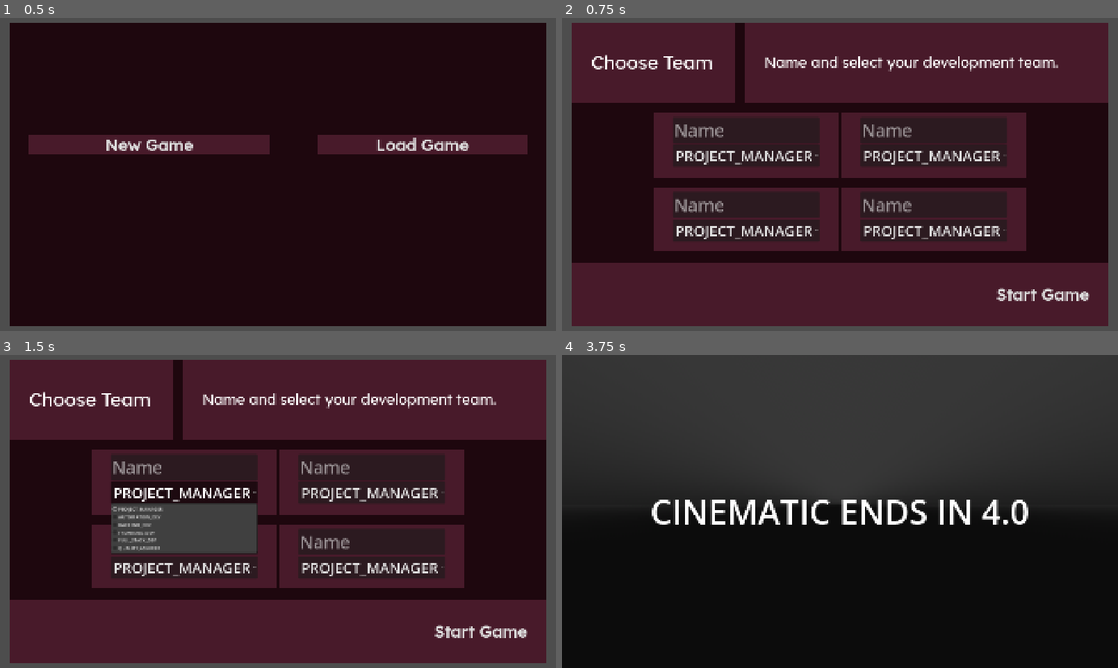
Above: before the commit, frames 1-4 (two rows, left to right).
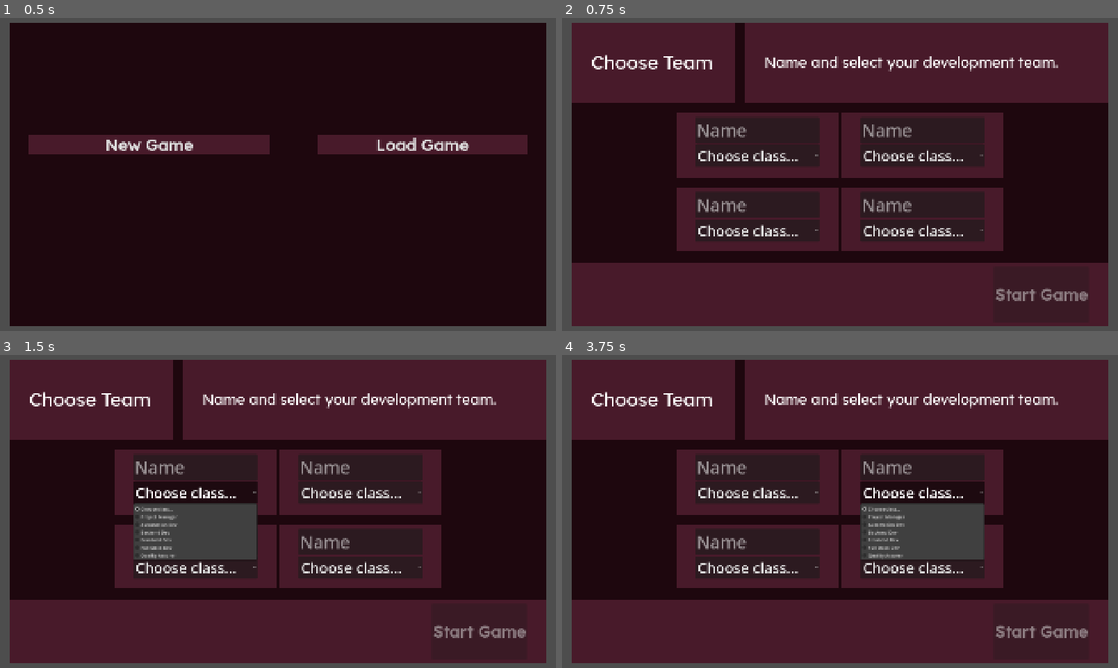
Above: after the commit, the same moments.

Repository: Lyzurly/stupider-intelligence
Game: Godot game, scene res://Scenes/main_node3d.tscn
Two runs of this game, one before a commit and one after it. Both use one fixed random seed, a clock stepped at 60 frames per second and the inputs below.
Inputs (mouse positions are in pixels of both pictures, inside the frame that each line leads up to):
- Up to frame 1 (0.5 s): no input
- Up to frame 2 (0.75 s): click "New Game" at 0.5 s
- Up to frame 3 (1.5 s): click (194, 492) at 1.25 s, where only the run after the commit has a clickable "Choose class..."
- Up to frame 4 (3.75 s): click (923, 492) at 2 s, where only the run after the commit has a clickable "Choose class..."; click (1040, 630) at 2.75 s, where only the run before the commit has a clickable "Start Game"; tap Enter at 3.5 s; move the mouse to (962, 495) at 3.52 s; hold D (Right) from 3.53 s (still down); tap Q (Clockwise) at 3.6 s; click (962, 495) at 3.67 s

Frame 1 is identical in both runs. In frame 2, 7.8% of the frame differs, in the area x 16-95%, y 30-91%; in frame 3, 8.7%; in frame 4, 78%, in the area x 0-100%, y 0-100%.

Commit message:
Create party inputs are required to start game

Diff:
--- a/Scripts/manage_menu_behavior_node.gd
+++ b/Scripts/manage_menu_behavior_node.gd
@@ -2,6 +2,8 @@
 static var ref: Manage_MenuBehavior
 func _init() -> void:
 	ref = self
+
+signal a_create_party_property_was_set
 
 ## To add new rows:
 ## Duplicate the generic menurow scene. Style it as desired.
--- a/Scripts/manage_party_node.gd
+++ b/Scripts/manage_party_node.gd
@@ -12,12 +12,12 @@
 
 enum CLASSES {
 	NONE,
-	PROJECT_MANAGER,
-	AUTOMATION_DEV,
-	BACKEND_DEV,
-	FRONTEND_DEV,
-	FULL_STACK_DEV,
-	QUALITY_ASSURER,
+	Project_Manager,
+	Automation_Dev,
+	Backend_Dev,
+	Frontend_Dev,
+	Full_Stack_Dev,
+	Quality_Assurer,
 	}
 
 enum CLASS_CONTENT { ## Contnet of _data
@@ -42,31 +42,31 @@
 	}
 
 const _CLASS_DATA: Dictionary[CLASSES,Dictionary] = {
-	CLASSES.PROJECT_MANAGER: {
+	CLASSES.Project_Manager: {
 		CLASS_CONTENT.ABILITY_LIST: {
 			ABILITIES.OPTIMIZE:{},
 			ABILITIES.REVEAL_PATH:{},
 		},
 	},
-	CLASSES.AUTOMATION_DEV: {
+	CLASSES.Automation_Dev: {
 		CLASS_CONTENT.ABILITY_LIST: {
 			ABILITIES.BRUTE_FORCE_SOLVER:{},
 			ABILITIES.A_STAR_SOLVER:{},
 		},
 	},
-	CLASSES.BACKEND_DEV: {
+	CLASSES.Backend_Dev: {
 		CLASS_CONTENT.ABILITY_LIST: {
 			ABILITIES.PROGRAM_PATH:{},
 			ABILITIES.FIGHT_BUG:{},
 		},
 	},
-	CLASSES.FRONTEND_DEV: {
+	CLASSES.Frontend_Dev: {
 		CLASS_CONTENT.ABILITY_LIST: {
 			ABILITIES.NAVIGATE:{},
 			ABILITIES.FIGHT_BUG:{},
 		},
 	},
-	CLASSES.FULL_STACK_DEV: {
+	CLASSES.Full_Stack_Dev: {
 		CLASS_CONTENT.ABILITY_LIST: {
 			ABILITIES.BRUTE_FORCE_SOLVER:{},
 			ABILITIES.PROGRAM_PATH:{},
@@ -74,7 +74,7 @@
 			ABILITIES.FIGHT_BUG:{},
 		},
 	},
-	CLASSES.QUALITY_ASSURER: {
+	CLASSES.Quality_Assurer: {
 		CLASS_CONTENT.ABILITY_LIST: {
 			ABILITIES.OPTIMIZE:{},
 			ABILITIES.WEAKEN_BUG:{},
@@ -120,15 +120,54 @@
 ) -> Variant:
 	return _party_data[who][what]
 
-
 func get_class_from_int(from:int) -> CLASSES:
-	var class_to_retrun: CLASSES = \
+	var class_to_return: CLASSES = \
 		CLASSES.NONE
 	match from:
-		1: class_to_retrun = CLASSES.PROJECT_MANAGER
-		2: class_to_retrun = CLASSES.AUTOMATION_DEV
-		3: class_to_retrun = CLASSES.BACKEND_DEV
-		4: class_to_retrun = CLASSES.FRONTEND_DEV
-		5: class_to_retrun = CLASSES.FULL_STACK_DEV
-		6: class_to_retrun = CLASSES.QUALITY_ASSURER
-	return class_to_retrun
+		1: class_to_return = CLASSES.Project_Manager
+		2: class_to_return = CLASSES.Automation_Dev
+		3: class_to_return = CLASSES.Backend_Dev
+		4: class_to_return = CLASSES.Frontend_Dev
+		5: class_to_return = CLASSES.Full_Stack_Dev
+		6: class_to_return = CLASSES.Quality_Assurer
+	return class_to_return
+
+func all_names_set() -> bool:
+	var chosen: bool = true
+	var chosen_names: Array[String] = []
+	var party_data: Dictionary[CHARACTERS,Dictionary] = \
+		ref.get_party_data()
+
+	for character in party_data:
+		var chosen_name: String = \
+			party_data[character][
+			PARTY_CONTENT.NAME]
+		chosen_names.append(chosen_name)
+
+	for chosen_name in chosen_names:
+		if chosen_name == "":
+			print(chosen_names)
+			return false
+
+
+	return chosen
+
+
+func all_classes_chosen() -> bool:
+	var chosen: bool = true
+	var chosen_classes: Array[CLASSES] = []
+	var party_data: Dictionary[CHARACTERS,Dictionary] = \
+		ref.get_party_data()
+
+	for character in party_data:
+		var chosen_class: CLASSES = \
+			party_data[character][
+			PARTY_CONTENT.CLASS]
+		chosen_classes.append(chosen_class)
+
+	for chosen_class in chosen_classes:
+		if chosen_class == CLASSES.NONE:
+			print(chosen_classes)
+			return false
+
+	return chosen
--- a/Scripts/menurow_create_party_inputs_hsplitcontainer.gd
+++ b/Scripts/menurow_create_party_inputs_hsplitcontainer.gd
@@ -21,16 +21,30 @@
 
 func _ready_connections() -> void:
 	_name1_textbox().text_changed.connect(_on_name1_changed)
+	_name1_textbox().text_changed.connect(_on_any_input_used)
+
 	_name2_textbox().text_changed.connect(_on_name2_changed)
+	_name2_textbox().text_changed.connect(_on_any_input_used)
 
 	_class1_dropdown().item_selected.connect(_on_class1_chosen)
+	_class1_dropdown().item_selected.connect(_on_any_input_used)
+
 	_class2_dropdown().item_selected.connect(_on_class2_chosen)
+	_class2_dropdown().item_selected.connect(_on_any_input_used)
+
+func _ready_class_lists() -> void:
+	for class_string: String in \
+	Manage_Party.CLASSES.keys():
+		var string_to_add: String = class_string
+		string_to_add = \
+			string_to_add.replace("_"," ")
+
+		if class_string == "NONE":
+			string_to_add = "Choose class..."
+
+		_class1_dropdown().add_item(string_to_add)
+		_class2_dropdown().add_item(string_to_add)
 
 
-func _ready_class_lists() -> void:
-	for class_string in \
-	Manage_Party.CLASSES.keys():
-		if class_string == "NONE":
-			continue
-		_class1_dropdown().add_item(class_string)
-		_class2_dropdown().add_item(class_string)
+func _on_any_input_used(_doesnt_matter:Variant) -> void:
+	Manage_MenuBehavior.ref.a_create_party_property_was_set.emit()
--- a/Scripts/menurow_create_party_submit_hsplitcontainer.gd
+++ b/Scripts/menurow_create_party_submit_hsplitcontainer.gd
@@ -3,12 +3,25 @@
 @onready var _button_start: Button = %StartGame_Button
 
 func _ready() -> void:
+	_ready_start_button()
 	_ready_connections()
 
+func _ready_start_button() -> void:
+	_button_start.disabled = true
+
 func _ready_connections() -> void:
+	Manage_MenuBehavior.ref.a_create_party_property_was_set.connect(
+		_on_a_create_party_property_set)
 	_button_start.pressed.connect(_on_start_pressed)
 
+func _on_a_create_party_property_set() -> void:
+	var can_start: bool = \
+		Manage_Party.ref.all_classes_chosen() \
+		and	Manage_Party.ref.all_names_set()
+
+	_button_start.disabled = not can_start
+
+
 func _on_start_pressed() -> void:
-	print("switching to first cinematic...")
 	Manage_Game.ref.change_state(
 		Manage_Game.STATES.CINEMATIC)
Binary file added: DevDocs/gelevon-ref.png
Not shown, added: DevDocs/gelevon-ref.png.import
